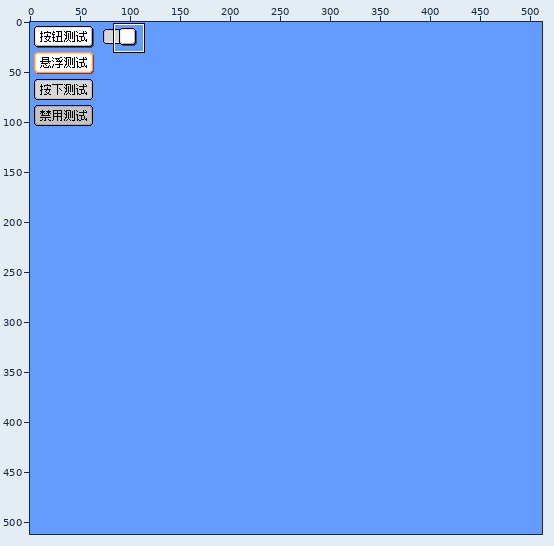
File history of a pixel-art file, resources/sokitsu/sokitsu_test.aseprite. The first picture is a wide view before the edit; the outline marks the close-up.
Close-up. Earlier state:
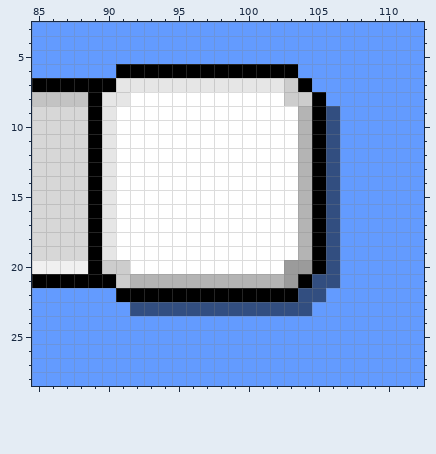
512x512 pixels, 1 frame. Colours within 5 levels of each other are drawn and written as one. Shown: x 85..112, y 3..28.
Once edited:
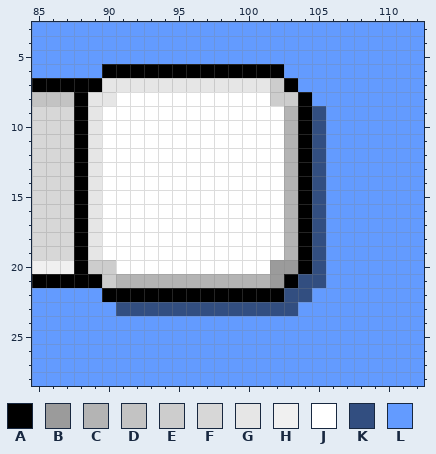
Palette (. is transparent): A #000000  B #9b9b9b  C #b4b4b4  D #c3c3c3  E #cdcdcd  F #d7d7d7  G #e6e6e6  H #f0f0f0  J #ffffff  K #324e80  L #639bff
Difference:
--- layer "Switch/Thumb"
@@ x 85..112 @@
  5 LLLLLLLLLLLLLLLLLLLLLLLLLLLL
- 6 LLLLLLAAAAAAAAAAAAALLLLLLLLL
- 7 AAAAAAGGGGGGGGGGGGEALLLLLLLL
- 8 DDDDAGGJJJJJJJJJJJEEALLLLLLL
- 9 FFFFAGJJJJJJJJJJJJJCAKLLLLLL
-10 FFFFAGJJJJJJJJJJJJJCAKLLLLLL
-11 FFFFAGJJJJJJJJJJJJJCAKLLLLLL
-12 FFFFAGJJJJJJJJJJJJJCAKLLLLLL
-13 FFFFAGJJJJJJJJJJJJJCAKLLLLLL
-14 FFFFAGJJJJJJJJJJJJJCAKLLLLLL
-15 FFFFAGJJJJJJJJJJJJJCAKLLLLLL
-16 FFFFAGJJJJJJJJJJJJJCAKLLLLLL
-17 FFFFAGJJJJJJJJJJJJJCAKLLLLLL
-18 FFFFAGJJJJJJJJJJJJJCAKLLLLLL
-19 FFFFAGJJJJJJJJJJJJJCAKLLLLLL
-20 HHHHAEEJJJJJJJJJJJBBAKLLLLLL
-21 AAAAAAECCCCCCCCCCCBAKKLLLLLL
-22 LLLLLLAAAAAAAAAAAAAKKLLLLLLL
-23 LLLLLLLKKKKKKKKKKKKKLLLLLLLL
+ 6 LLLLLAAAAAAAAAAAAALLLLLLLLLL
+ 7 AAAAAGGGGGGGGGGGGEALLLLLLLLL
+ 8 DDDAGGJJJJJJJJJJJEEALLLLLLLL
+ 9 FFFAGJJJJJJJJJJJJJCAKLLLLLLL
+10 FFFAGJJJJJJJJJJJJJCAKLLLLLLL
+11 FFFAGJJJJJJJJJJJJJCAKLLLLLLL
+12 FFFAGJJJJJJJJJJJJJCAKLLLLLLL
+13 FFFAGJJJJJJJJJJJJJCAKLLLLLLL
+14 FFFAGJJJJJJJJJJJJJCAKLLLLLLL
+15 FFFAGJJJJJJJJJJJJJCAKLLLLLLL
+16 FFFAGJJJJJJJJJJJJJCAKLLLLLLL
+17 FFFAGJJJJJJJJJJJJJCAKLLLLLLL
+18 FFFAGJJJJJJJJJJJJJCAKLLLLLLL
+19 FFFAGJJJJJJJJJJJJJCAKLLLLLLL
+20 HHHAEEJJJJJJJJJJJBBAKLLLLLLL
+21 AAAAAECCCCCCCCCCCBAKKLLLLLLL
+22 LLLLLAAAAAAAAAAAAAKKLLLLLLLL
+23 LLLLLLKKKKKKKKKKKKKLLLLLLLLL
 24 LLLLLLLLLLLLLLLLLLLLLLLLLLLL
Changed places in both close-ups, as pixel boxes (x1, y1, x2, y2):
changed: (74, 64, 130, 316)
changed: (270, 64, 340, 316)
